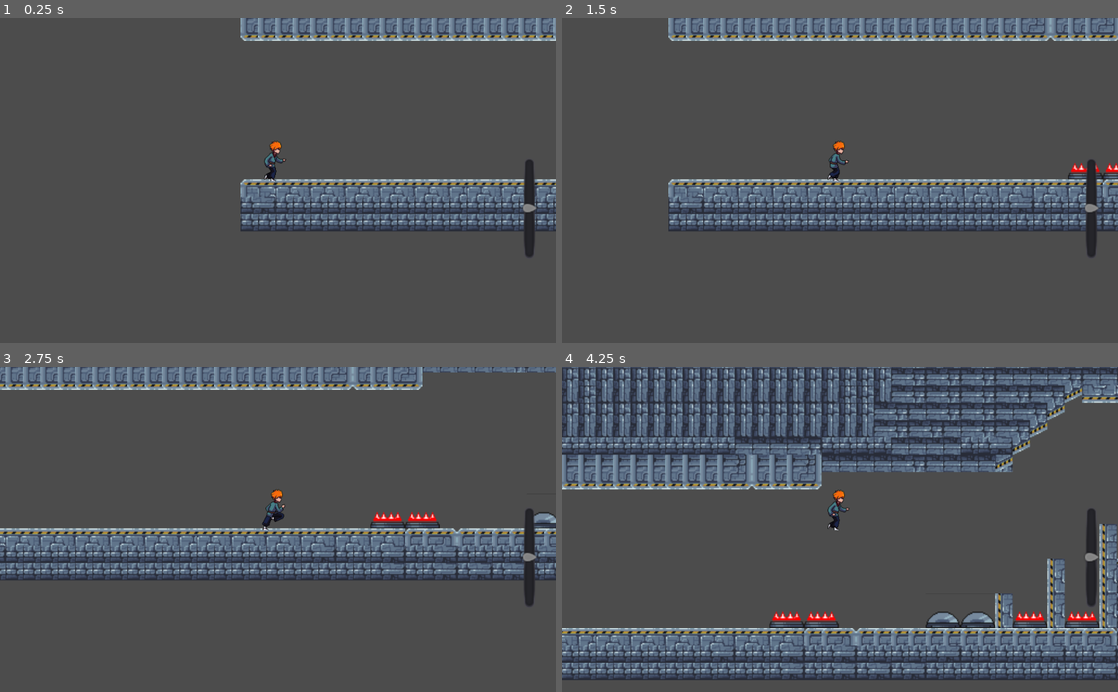
Above: before the commit, frames 1-4 (two rows, left to right).
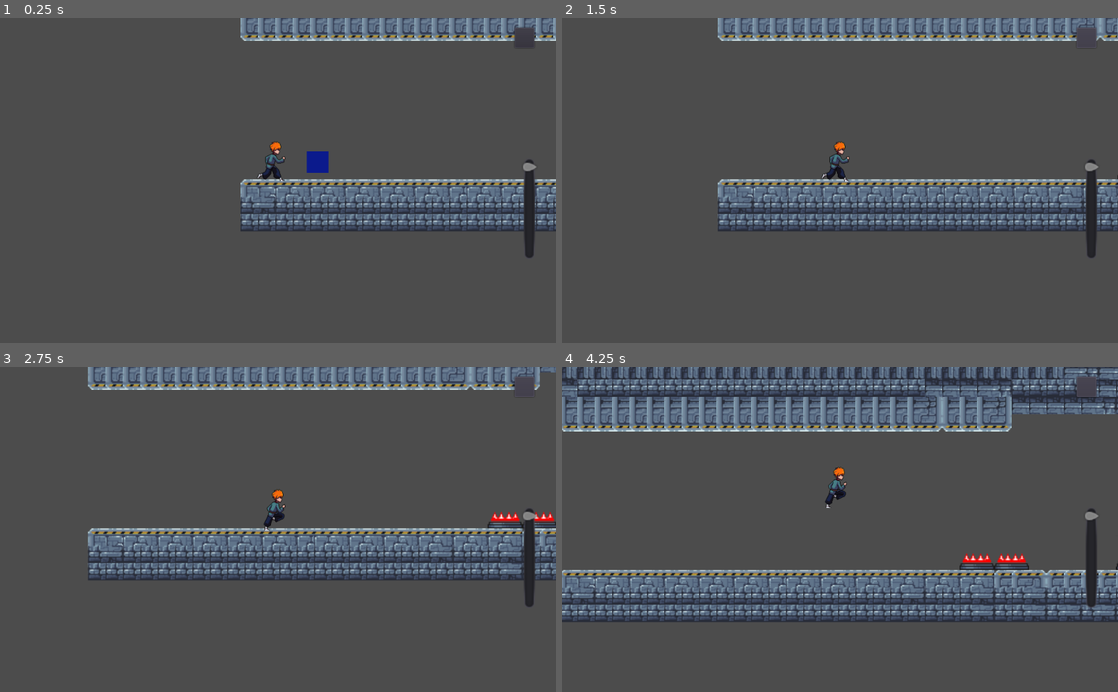
Above: after the commit, the same moments.

Repository: NicolasRaf/Gravity-Evade
Game: Godot game, scene res://Scenes/World.tscn
Same seed, same stepped clock (60 frames per second), same inputs: the game is played once before the commit and once after it. Sound files missing from this copy of the repository are replaced by a short silence.
Inputs (mouse positions are in pixels of both pictures, inside the frame that each line leads up to):
- Up to frame 1 (0.25 s): no input
- Up to frame 2 (1.5 s): click (1084, 37) at 0.52 s; click (1084, 37) at 1.27 s
- Up to frame 3 (2.75 s): click (522, 386) at 2.02 s
- Up to frame 4 (4.25 s): hold Up (jump) 2.78-3.53 s; tap Up (jump) at 3.6, 3.77, 4.07 s

The runs differ from the first frame. In frame 1, 0.7% of the frame differs, in the area x 46-97%, y 2-60%; in frame 2, 8.9%; in frame 3, 12%; in frame 4, 51%, in the area x 0-100%, y 0-97%.

Commit message:
Reorganização das pastas e alguns codigos, melhorias no player e fragmento e adição de time stop provisorio

Diff:
--- /dev/null
+++ b/Scenes/Fragment.tscn
@@ -0,0 +1,30 @@
+[gd_scene load_steps=4 format=2]
+
+[ext_resource path="res://Scripts/Fragment.gd" type="Script" id=1]
+[ext_resource path="res://Assets/Songs/Sound of game coins - RiximaX Sound Effects HD (256).mp3" type="AudioStream" id=2]
+
+[sub_resource type="RectangleShape2D" id=1]
+
+[node name="Fragment" type="Area2D"]
+script = ExtResource( 1 )
+
+[node name="CollisionShape2D" type="CollisionShape2D" parent="."]
+shape = SubResource( 1 )
+
+[node name="ColorRect" type="ColorRect" parent="."]
+margin_left = -10.0
+margin_top = -10.0
+margin_right = 10.0
+margin_bottom = 10.0
+color = Color( 0.0431373, 0.101961, 0.54902, 1 )
+
+[node name="PickupSound" type="AudioStreamPlayer2D" parent="."]
+stream = ExtResource( 2 )
+max_distance = 9.22337e+18
+
+[node name="TimerQueue" type="Timer" parent="."]
+wait_time = 0.5
+
+[connection signal="body_entered" from="." to="." method="_on_Fragmento_body_entered"]
+[connection signal="finished" from="PickupSound" to="." method="_on_PickupSound_finished"]
+[connection signal="timeout" from="TimerQueue" to="." method="_on_TimerQueue_timeout"]
--- a/Scenes/Fragmento.tscn
+++ /dev/null
@@ -1,20 +0,0 @@
-[gd_scene load_steps=3 format=2]
-
-[ext_resource path="res://Scripts/Fragment.gd" type="Script" id=1]
-
-[sub_resource type="RectangleShape2D" id=1]
-
-[node name="Fragment" type="Area2D"]
-script = ExtResource( 1 )
-
-[node name="CollisionShape2D" type="CollisionShape2D" parent="."]
-shape = SubResource( 1 )
-
-[node name="ColorRect" type="ColorRect" parent="."]
-margin_left = -10.0
-margin_top = -10.0
-margin_right = 10.0
-margin_bottom = 10.0
-color = Color( 0.0431373, 0.101961, 0.54902, 1 )
-
-[connection signal="body_entered" from="." to="." method="_on_Fragmento_body_entered"]
--- a/Scenes/Game_over_menu.tscn
+++ b/Scenes/Game_over_menu.tscn
@@ -2,7 +2,8 @@
 
 [ext_resource path="res://Scripts/GameOverMenu.gd" type="Script" id=1]
 [ext_resource path="res://Assets/Fonts/GODOFWAR.TTF" type="DynamicFontData" id=2]
-[ext_resource path="res://Assets/296480.jpg" type="Texture" id=3]
+[ext_resource path="res://Assets/Menus/296480.jpg" type="Texture" id=3]
+
 
 [sub_resource type="DynamicFont" id=2]
 size = 25
--- a/Scenes/Main_Menu.tscn
+++ b/Scenes/Main_Menu.tscn
@@ -2,7 +2,8 @@
 
 [ext_resource path="res://Scripts/Main_Menu.gd" type="Script" id=1]
 [ext_resource path="res://Assets/Fonts/GODOFWAR.TTF" type="DynamicFontData" id=2]
-[ext_resource path="res://Assets/shreya-das-ntcc-final-year-scifi-bg.jpg" type="Texture" id=3]
+[ext_resource path="res://Assets/Menus/shreya-das-ntcc-final-year-scifi-bg.jpg" type="Texture" id=3]
+
 
 [sub_resource type="DynamicFont" id=1]
 size = 140
--- a/Scenes/Player.tscn
+++ b/Scenes/Player.tscn
@@ -1,6 +1,6 @@
 [gd_scene load_steps=14 format=2]
 
-[ext_resource path="res://Assets/Run.png" type="Texture" id=1]
+[ext_resource path="res://Assets/Enties/Run.png" type="Texture" id=1]
 [ext_resource path="res://Scripts/VSlider.gd" type="Script" id=2]
 [ext_resource path="res://Scripts/Player.gd" type="Script" id=3]
 
@@ -62,7 +62,6 @@
 position = Vector2( -13.75, -31.25 )
 scale = Vector2( 0.527344, 0.496094 )
 frames = SubResource( 9 )
-frame = 5
 playing = true
 
 [node name="CollisionShape2D" type="CollisionShape2D" parent="."]
@@ -90,5 +89,21 @@
 rect_scale = Vector2( 2, 2 )
 min_value = -1000.0
 max_value = 1000.0
+value = 1000.0
 tick_count = 2
 script = ExtResource( 2 )
+
+[node name="TimeSlow" type="Button" parent="CanvasLayer"]
+anchor_left = 1.0
+anchor_right = 1.0
+margin_left = -76.0
+margin_top = 18.0
+margin_right = -40.0
+margin_bottom = 55.0
+focus_mode = 0
+enabled_focus_mode = 0
+
+[node name="PowerTimer" type="Timer" parent="."]
+
+[connection signal="pressed" from="CanvasLayer/TimeSlow" to="." method="_on_TimeSlow_pressed"]
+[connection signal="timeout" from="PowerTimer" to="." method="_on_PowerTimer_timeout"]
--- a/Scenes/World.tscn
+++ b/Scenes/World.tscn
@@ -1,10 +1,11 @@
-[gd_scene load_steps=33 format=2]
-
-[ext_resource path="res://Assets/Foozle_2DT0001_Science_Fiction_Labs_Tileset/Tileset/level_tileset.png" type="Texture" id=1]
-[ext_resource path="res://Assets/Foozle_2DT0001_Science_Fiction_Labs_Tileset/Traps/saw_activate.png" type="Texture" id=2]
-[ext_resource path="res://Assets/Foozle_2DT0001_Science_Fiction_Labs_Tileset/Traps/laser_spikes_idle.png" type="Texture" id=3]
+[gd_scene load_steps=34 format=2]
+
+[ext_resource path="res://Assets/Map/Foozle_2DT0001_Science_Fiction_Labs_Tileset/Tileset/level_tileset.png" type="Texture" id=1]
+[ext_resource path="res://Assets/Map/Foozle_2DT0001_Science_Fiction_Labs_Tileset/Traps/saw_activate.png" type="Texture" id=2]
+[ext_resource path="res://Assets/Map/Foozle_2DT0001_Science_Fiction_Labs_Tileset/Traps/laser_spikes_idle.png" type="Texture" id=3]
 [ext_resource path="res://Scenes/Player.tscn" type="PackedScene" id=4]
-[ext_resource path="res://Assets/Foozle_2DT0001_Science_Fiction_Labs_Tileset/Traps/laser_idle.png" type="Texture" id=5]
+[ext_resource path="res://Assets/Map/Foozle_2DT0001_Science_Fiction_Labs_Tileset/Traps/laser_idle.png" type="Texture" id=5]
+[ext_resource path="res://Scenes/Fragment.tscn" type="PackedScene" id=6]
 
 [sub_resource type="ConvexPolygonShape2D" id=8]
 points = PoolVector2Array( 0, 3, 16, 3, 16, 16, 0, 16 )
@@ -599,9 +600,11 @@
 [node name="TileMap" type="TileMap" parent="."]
 tile_set = SubResource( 1 )
 cell_size = Vector2( 16, 16 )
-show_collision = true
 format = 1
 tile_data = PoolIntArray( -1638235, -1073741798, 0, -1638234, -1073741794, 0, -1638233, -1610612706, 0, -1638232, -1073 …(21843 unchanged characters)…
 
 [node name="Player" parent="." instance=ExtResource( 4 )]
 position = Vector2( 19, 1 )
+
+[node name="Fragment" parent="." instance=ExtResource( 6 )]
+position = Vector2( 71, -16 )
--- a/Scenes/levelTwo.tscn
+++ b/Scenes/levelTwo.tscn
@@ -1,12 +1,12 @@
 [gd_scene load_steps=25 format=2]
 
-[ext_resource path="res://Assets/Foozle_2DT0001_Science_Fiction_Labs_Tileset/Tileset/level_tileset.png" type="Texture" id=1]
-[ext_resource path="res://Assets/Foozle_2DT0001_Science_Fiction_Labs_Tileset/Traps/laser_deactivate.png" type="Texture" id=2]
-[ext_resource path="res://Assets/Foozle_2DT0001_Science_Fiction_Labs_Tileset/Traps/saw_activate.png" type="Texture" id=3]
-[ext_resource path="res://Assets/Foozle_2DT0001_Science_Fiction_Labs_Tileset/Traps/laser_idle.png" type="Texture" id=4]
-[ext_resource path="res://Assets/Foozle_2DT0001_Science_Fiction_Labs_Tileset/Traps/laser_spikes_idle.png" type="Texture" id=5]
+[ext_resource path="res://Assets/Map/Foozle_2DT0001_Science_Fiction_Labs_Tileset/Tileset/level_tileset.png" type="Texture" id=1]
+[ext_resource path="res://Assets/Map/Foozle_2DT0001_Science_Fiction_Labs_Tileset/Traps/laser_deactivate.png" type="Texture" id=2]
+[ext_resource path="res://Assets/Map/Foozle_2DT0001_Science_Fiction_Labs_Tileset/Traps/saw_activate.png" type="Texture" id=3]
+[ext_resource path="res://Assets/Map/Foozle_2DT0001_Science_Fiction_Labs_Tileset/Traps/laser_idle.png" type="Texture" id=4]
+[ext_resource path="res://Assets/Map/Foozle_2DT0001_Science_Fiction_Labs_Tileset/Traps/laser_spikes_idle.png" type="Texture" id=5]
 [ext_resource path="res://Scenes/Player.tscn" type="PackedScene" id=6]
-[ext_resource path="res://Assets/86yagye25g841.png" type="Texture" id=7]
+[ext_resource path="res://Assets/Map/86yagye25g841.png" type="Texture" id=7]
 
 [sub_resource type="ConvexPolygonShape2D" id=2]
 points = PoolVector2Array( 0, 0, 32, 0, 32, 17, 0, 17 )
--- a/Scripts/Fragment.gd
+++ b/Scripts/Fragment.gd
@@ -1,7 +1,15 @@
 extends Area2D
 
+onready var pickupSound : AudioStreamPlayer2D = get_node("PickupSound")
+onready var timerQueue : Timer = get_node("TimerQueue")
+
+# Função responsavel por coletar o fragmento e aplicar seu SFX
 func _on_Fragmento_body_entered(body):
 	if body is Player:
 		Global.fragmentsTaken += 1
+		pickupSound.play()
+		timerQueue.start()
 
+func _on_TimerQueue_timeout():
+		queue_free()
 		print("Peguei fragmento")
--- a/Scripts/Player.gd
+++ b/Scripts/Player.gd
@@ -1,18 +1,25 @@
 extends KinematicBody2D
 class_name Player
 
-onready var gravity_slider: VSlider = get_node("CanvasLayer/GravitySlider")
+onready var powerTimer: Timer = get_node("PowerTimer")
+onready var button : Button = get_node("CanvasLayer/TimeSlow")
+onready var gravitySlider : VSlider = get_node("CanvasLayer/GravitySlider")
 var direction : Vector2 = Vector2() # Vetor bidimensional,que inicialmente está em posição (0,0)
-var jumpForce = 500
+var jumpForce : int = 500
 
 func _physics_process(delta):
-	if gravity_slider.value == gravity_slider.max_value:
-		$AnimatedSprite.flip_v = false
 
-	if gravity_slider.value == gravity_slider.min_value:
-		$AnimatedSprite.flip_v = true
+	# Altera a escala do player com base no valor do slider
+	$AnimatedSprite.scale = Vector2(gravitySlider.value/2000,gravitySlider.value/2000)
 
-	var gravity = gravity_slider.value
+	# Controla o flip.H para evitar que o player fique flipado ao mudar a escala pra negativa
+	if gravitySlider.value < 0:
+		$AnimatedSprite.flip_h = true
+	else:
+		$AnimatedSprite.flip_h = false
+
+	# Igual o valor da gravidade que afeta o player ao valor do sldier
+	var gravity = gravitySlider.value
 	direction.x = 100
 
 	if Input.is_action_pressed("jump") and is_on_floor():
@@ -22,3 +29,11 @@
 
 	direction = move_and_slide(direction, Vector2.UP)
 	#Garante que o personagem não atravesse paredes e ande horizontalmente
+
+func _on_TimeSlow_pressed():
+	Engine.time_scale = 0.5
+	powerTimer.start()
+
+
+func _on_PowerTimer_timeout():
+	Engine.time_scale = 1
Not shown, removed: Assets/296480.jpg.import
Not shown, removed: Assets/86yagye25g841.png.import
Renamed: Assets/Run.png -> Assets/Enties/Run.png
Not shown, added: Assets/Enties/Run.png.import
Not shown, removed: Assets/Foozle_2DT0001_Science_Fiction_Labs_Tileset/Tileset/Individual_PNGs/Level_Tileset/tile000.png.import
Not shown, removed: Assets/Foozle_2DT0001_Science_Fiction_Labs_Tileset/Tileset/Individual_PNGs/Level_Tileset/tile001.png.import
Not shown, removed: Assets/Foozle_2DT0001_Science_Fiction_Labs_Tileset/Tileset/Individual_PNGs/Level_Tileset/tile002.png.import
Not shown, removed: Assets/Foozle_2DT0001_Science_Fiction_Labs_Tileset/Tileset/Individual_PNGs/Level_Tileset/tile003.png.import
Not shown, removed: Assets/Foozle_2DT0001_Science_Fiction_Labs_Tileset/Tileset/Individual_PNGs/Level_Tileset/tile004.png.import
Not shown, removed: Assets/Foozle_2DT0001_Science_Fiction_Labs_Tileset/Tileset/Individual_PNGs/Level_Tileset/tile005.png.import
Not shown, removed: Assets/Foozle_2DT0001_Science_Fiction_Labs_Tileset/Tileset/Individual_PNGs/Level_Tileset/tile006.png.import
Not shown, removed: Assets/Foozle_2DT0001_Science_Fiction_Labs_Tileset/Tileset/Individual_PNGs/Level_Tileset/tile007.png.import
(and 1068 more such lines)
